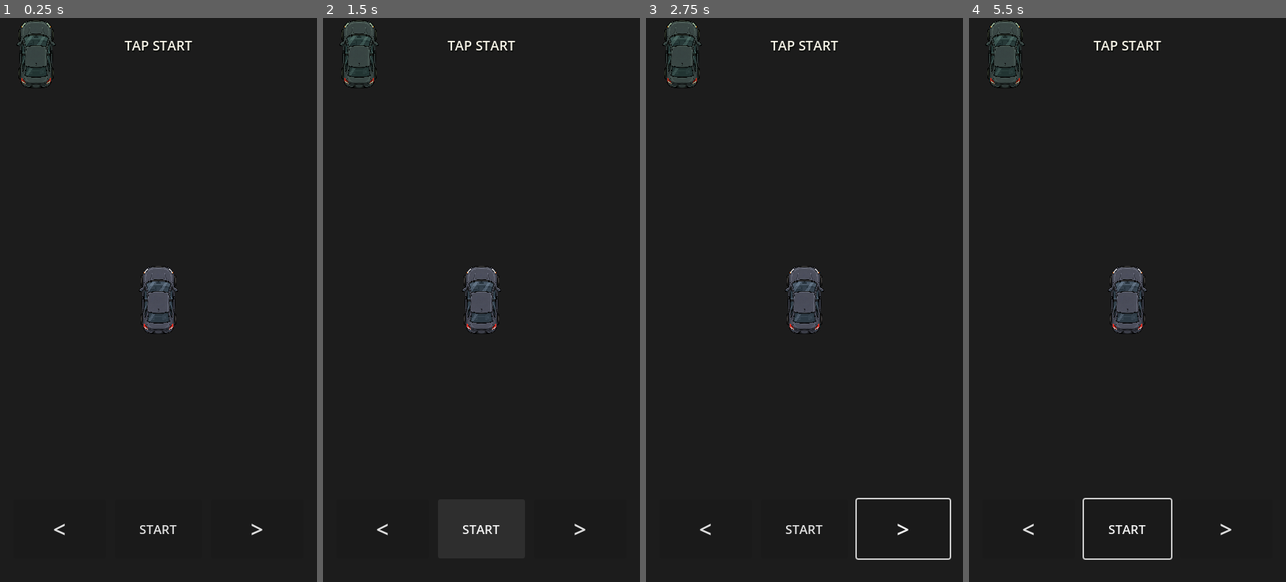
Above: before the commit, frames 1-4 (left to right).
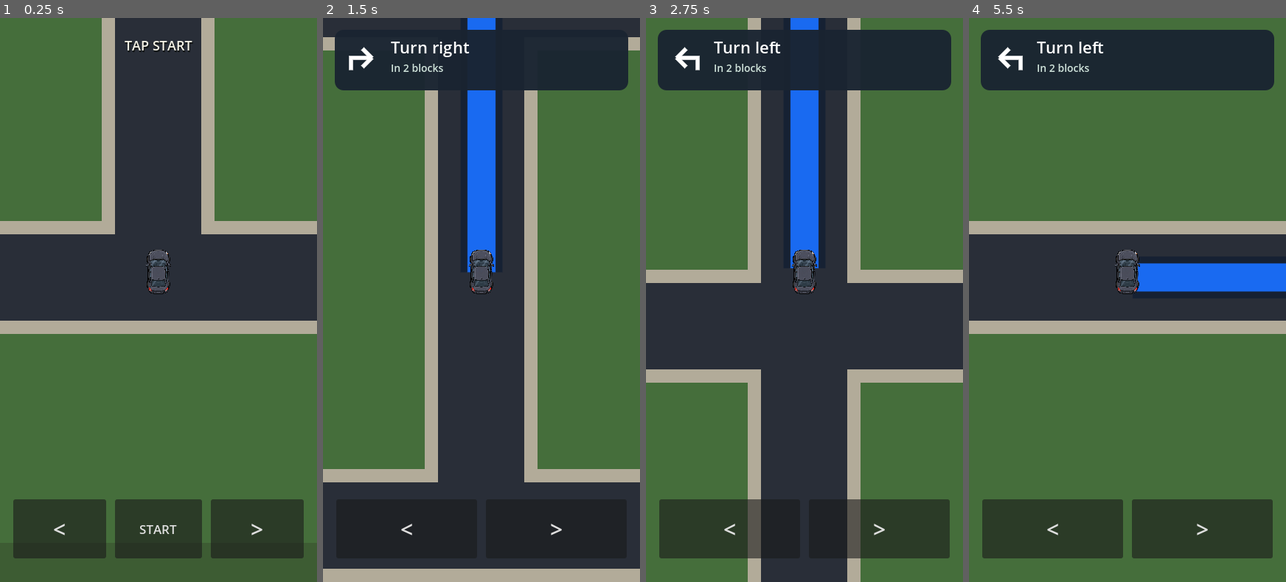
Above: after the commit, the same moments.

Repository: patrickcallahancomedy/comedian
Game: Godot game, scene res://scenes/drive/drive_module.tscn
The game is run twice, just before and just after one commit, with the same random seed, the same clock (stepped at 60 frames per second) and the same inputs.
Inputs (mouse positions are in pixels of both pictures, inside the frame that each line leads up to):
- Up to frame 1 (0.25 s): no input
- Up to frame 2 (1.5 s): click "START" at 0.5 s; click (481, 531) at 1.25 s, where only the run before the commit has a clickable "START"
- Up to frame 3 (2.75 s): tap Enter (ui_accept) at 2, 2.27 s; move the mouse to (874, 271) at 2.02 s; hold Right from 2.03 s (still down); tap Space at 2.1 s; click (874, 271) at 2.17 s
- Up to frame 4 (5.5 s): release Right at 2.75 s; tap Enter (ui_accept) at 2.75, 3.5, 4.25, 5, 5.27 s; drag from (1064, 328) to (1111, 412) at 2.77 s; move the mouse to (1159, 175) at 3.52 s; hold Right 3.53-4.25 s; tap Space at 3.6, 5.1 s; drag from (1111, 412) to (1032, 215) at 4.27 s; move the mouse to (1222, 384) at 5.02 s; hold Left from 5.03 s (still down)

The runs differ from the first frame. In frame 1, 99% of the frame differs, in the area x 0-100%, y 0-100%; in frame 2, 83%; in frame 3, 89%; in frame 4, 90%.
Error before the commit: Parse Error: Too few arguments for "_highway_rect_for_lap()" call. Expected at least 1 but received 0. (res://scripts/drive/drive_grid_controller.gd:643)

Commit message:
Fix highway traffic camera positioning call

Diff:
--- a/godot/scripts/drive/drive_grid_controller.gd
+++ b/godot/scripts/drive/drive_grid_controller.gd
@@ -640,7 +640,7 @@
 			continue
 
 		var lane_center_y := (
-			_highway_rect_for_lap().position.y
+			_highway_rect_for_lap(highway_lap).position.y
 			+ float(HIGHWAY_TRAFFIC_LANES[index]) * MAP.HIGHWAY_LANE_WIDTH
 			+ MAP.HIGHWAY_LANE_WIDTH * 0.5
 		)
